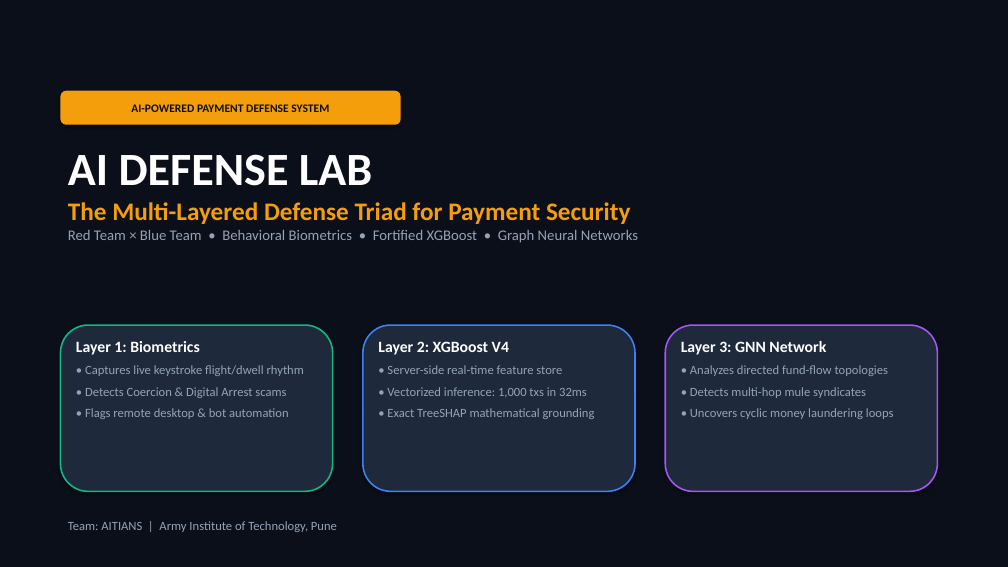
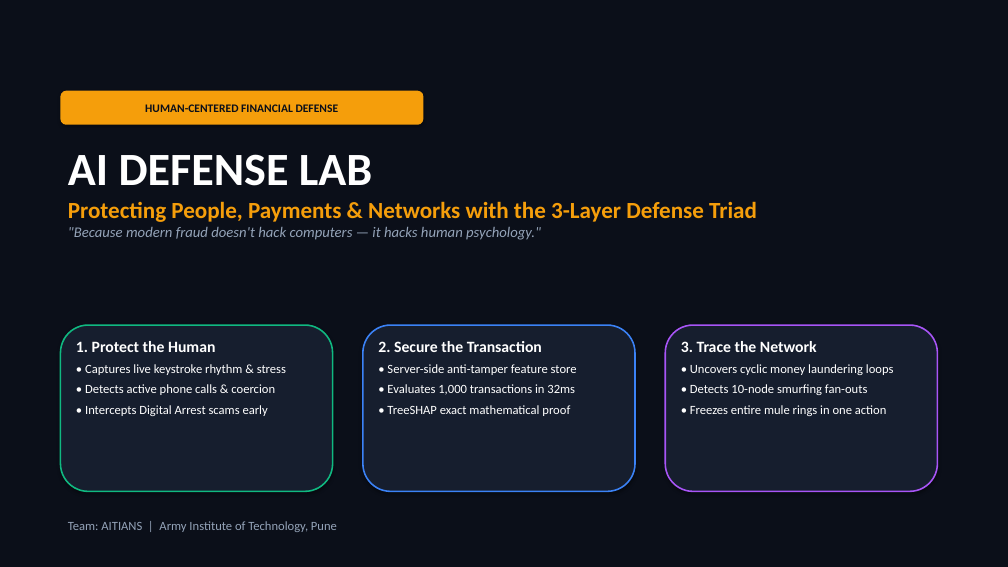
Before and after one commit to Abhay-s-8/defense, a slide deck: slide 1 of docs/AI_Defense_Lab_Presentation.pptx. Drawn at 1008x567 pixels with LibreOffice and Linux fonts; fonts in the diff are those of the drawing. Boxes give left, top, right and bottom in pixels: in the first picture for what was removed or moved away, otherwise in the second. Text is boxed around its words. In the diff, an @@ line names an element or a change of style, - is before the commit and + after.

```diff
--- a/docs/AI_Defense_Lab_Presentation.pptx
+++ b/docs/AI_Defense_Lab_Presentation.pptx
@@ rounded rectangle "HUMAN-CENTERED FINANCIAL DEFENSE": place and size @@
-rounded rectangle "HUMAN-CENTERED FINANCIAL DEFENSE" at box(60, 91, 401, 125)
+rounded rectangle "HUMAN-CENTERED FINANCIAL DEFENSE" at box(60, 91, 423, 125)
@@ text in rounded rectangle at box(145, 104, 339, 112): text changed @@
-AI-POWERED PAYMENT DEFENSE SYSTEM
+HUMAN-CENTERED FINANCIAL DEFENSE
@@ text at box(68, 201, 757, 240): text changed; italic on @@
-The Multi-Layered Defense Triad for Payment Security
-Red Team × Blue Team • Behavioral Biometrics • Fortified XGBoost • Graph Neural Networks
+Protecting People, Payments & Networks with the 3-Layer Defense Triad
+"Because modern fraud doesn't hack computers — it hacks human psychology."
@@ fill #1E293B to #161E2E in 3 elements at box(363, 325, 635, 492), box(60, 325, 333, 492), box(665, 325, 938, 492) @@
@@ text in rounded rectangle at box(76, 341, 286, 416): text changed; text colour #94A3B8 to #FFFFFF @@
-Layer 1: Biometrics
-• Captures live keystroke flight/dwell rhythm
-• Detects Coercion & Digital Arrest scams
-• Flags remote desktop & bot automation
+1. Protect the Human
+• Captures live keystroke rhythm & stress
+• Detects active phone calls & coercion
+• Intercepts Digital Arrest scams early
@@ text in rounded rectangle at box(378, 341, 577, 416): text changed; text colour #94A3B8 to #FFFFFF @@
-Layer 2: XGBoost V4
-• Server-side real-time feature store
-• Vectorized inference: 1,000 txs in 32ms
-• Exact TreeSHAP mathematical grounding
+2. Secure the Transaction
+• Server-side anti-tamper feature store
+• Evaluates 1,000 transactions in 32ms
+• TreeSHAP exact mathematical proof
@@ text in rounded rectangle at box(681, 341, 817, 352): text changed; size 12 to 15 pt; text colour #94A3B8 to #FFFFFF; bold on @@
-Layer 3: GNN Network
-• Analyzes directed fund-flow topologies
-• Detects multi-hop mule syndicates
+3. Trace the Network
@@ text in rounded rectangle at box(690, 384, 887, 416): paragraphs added @@
+• Detects 10-node smurfing fan-outs
+• Freezes entire mule rings in one action
@@ text in rounded rectangle at box(690, 364, 894, 375): text colour #94A3B8 to #FFFFFF in "• Uncovers cyclic money laundering loops"; less space between paragraphs @@
```
Also in this commit, not shown: 10 other slides changed, 1 slide added, 1 slide removed, 2 other files.
